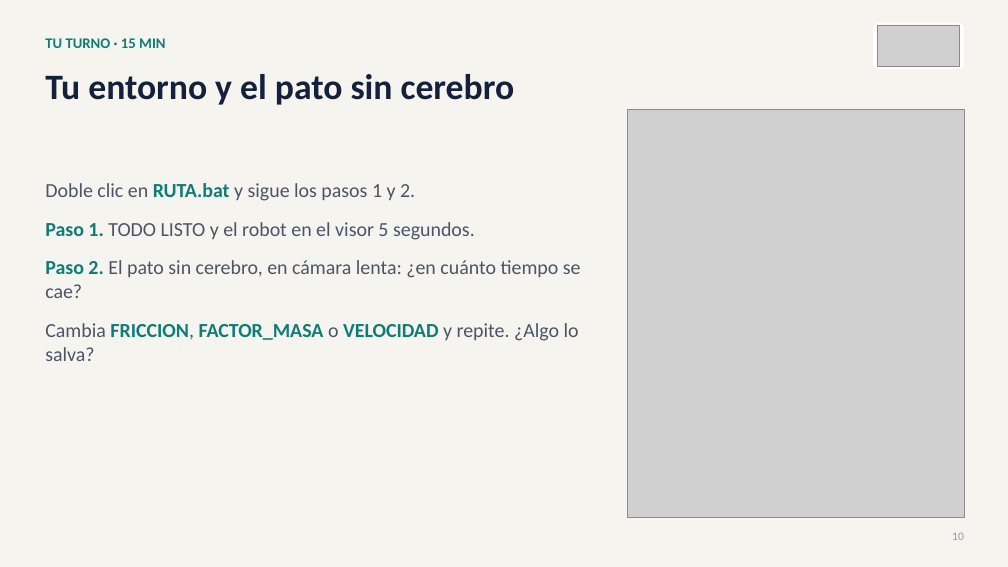
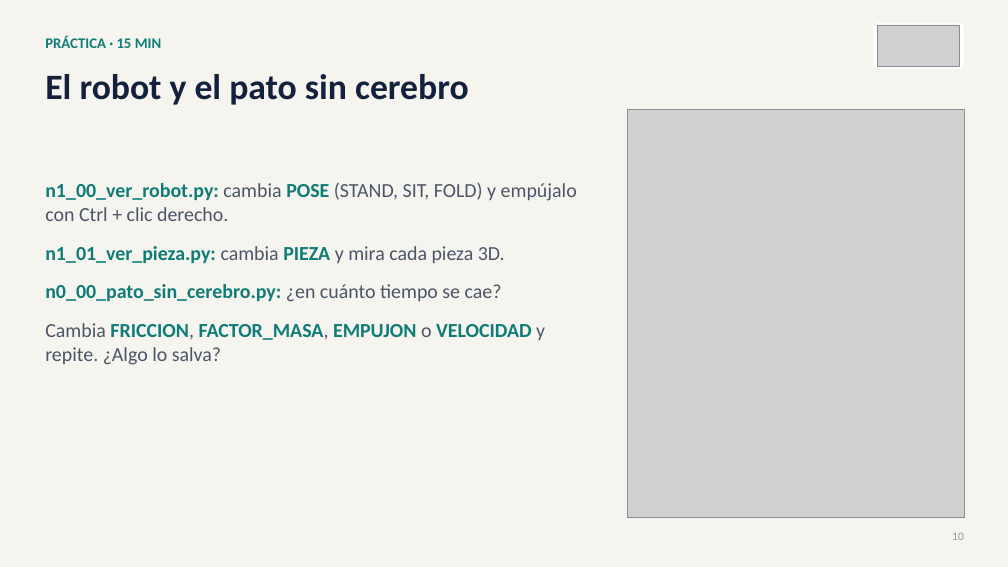
Before and after one commit to david2526IA/taller_microduck_windows, a slide deck: slide 10 of workshop-ia-fisica/presentaciones/Presentacion_03_taller_completo.pptx. Drawn at 1008x567 pixels with LibreOffice and Linux fonts; fonts in the diff are those of the drawing; grey boxes stand for pictures. Boxes give left, top, right and bottom in pixels: in the first picture for what was removed or moved away, otherwise in the second. Text is boxed around its words. In the diff, an @@ line names an element or a change of style, - is before the commit and + after.

```diff
--- a/workshop-ia-fisica/presentaciones/Presentacion_03_taller_completo.pptx
+++ b/workshop-ia-fisica/presentaciones/Presentacion_03_taller_completo.pptx
@@ text at (x1=45, y1=36, x2=161, y2=48): text changed @@
-TU TURNO · 15 MIN
+PRÁCTICA · 15 MIN
@@ text at (x1=45, y1=74, x2=469, y2=105): text changed @@
-Tu entorno y el pato sin cerebro
+El robot y el pato sin cerebro
@@ text at (x1=45, y1=182, x2=577, y2=365): text changed @@
-Doble clic en RUTA.bat y sigue los pasos 1 y 2.
-Paso 1. TODO LISTO y el robot en el visor 5 segundos.
-Paso 2. El pato sin cerebro, en cámara lenta: ¿en cuánto tiempo se cae?
-Cambia FRICCION, FACTOR_MASA o VELOCIDAD y repite. ¿Algo lo salva?
+n1_00_ver_robot.py: cambia POSE (STAND, SIT, FOLD) y empújalo con Ctrl + clic derecho.
+n1_01_ver_pieza.py: cambia PIEZA y mira cada pieza 3D.
+n0_00_pato_sin_cerebro.py: ¿en cuánto tiempo se cae?
+Cambia FRICCION, FACTOR_MASA, EMPUJON o VELOCIDAD y repite. ¿Algo lo salva?
```
Also in this commit, not shown: 39 other slides changed, 1 slide added, 1 slide removed, 18 other files.
